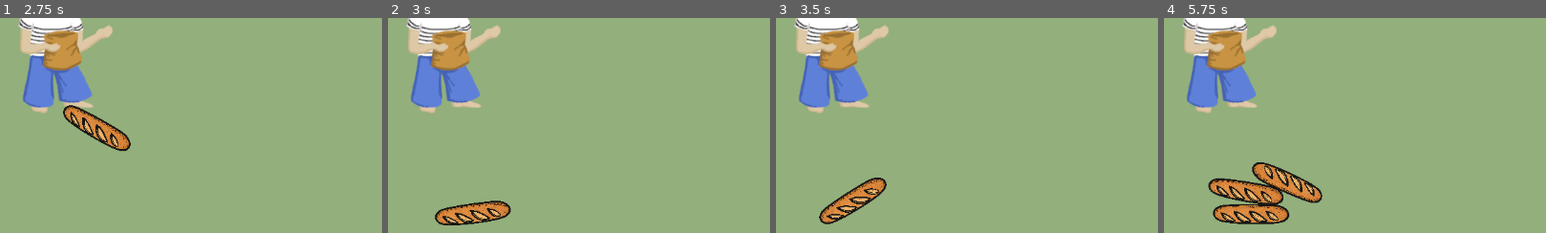
Above: before the commit, frames 1-4 (left to right).
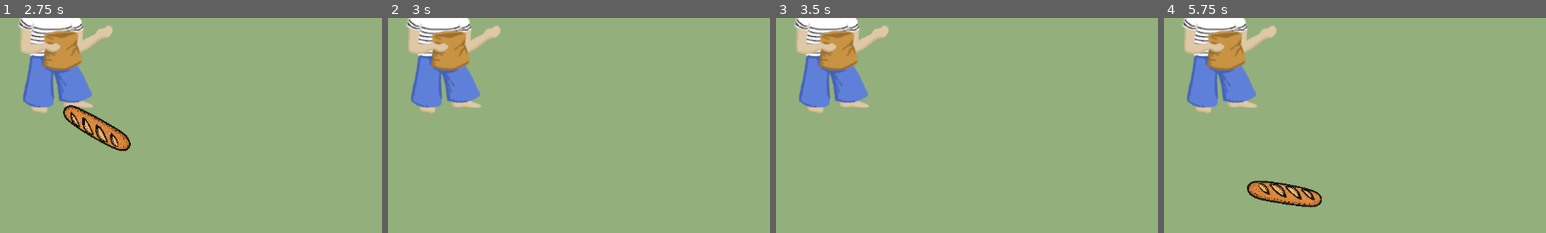
Above: after the commit, the same moments.

Repository: baguette-ballett/baguette-ballett
Game: Godot game, scene res://scenes/intro/intro.tscn
Two runs of this game, one before a commit and one after it. Both use one fixed random seed, a clock stepped at 60 frames per second and the inputs below.
Inputs:
- Up to frame 1 (2.75 s): click "Start" at 0.5 s; tap Enter at 1.25 s; hold Right (right) 1.28-2.03 s; hold Left (left) from 2.03 s (still down)
- Up to frame 2 (3 s): release Left (left) at 2.78 s; hold Right (right) from 2.78 s (still down)
- Up to frame 3 (3.5 s): keep holding Right (right)
- Up to frame 4 (5.75 s): release Right (right) at 4.28 s; hold Left (left) from 4.28 s (still down)
The pictures show only the part of the screen within x 0-50%, y 32-82%; the shares and areas given below are measured in that part.

Frame 1 is identical in both runs. In frame 2, 1.7% of the frame differs, in the area x 12-33%, y 84-97%; in frame 3, 1.7%; in frame 4, 5.1%, in the area x 11-42%, y 67-96%.

Commit message:
remove baguettes when touching ground

Diff:
--- a/scenes/baguette/baguette.gd
+++ b/scenes/baguette/baguette.gd
@@ -4,6 +4,10 @@
 	self.rotation_degrees = randf_range(-180.0, 180.0)
 
 func _on_baguette_area_entered(body):
+	if body.name == "ground body":
+		get_parent().remove_child(self)
+		self.queue_free()
+
 	if body.name != "player" and body.name != 'baguette':
 		return
 
